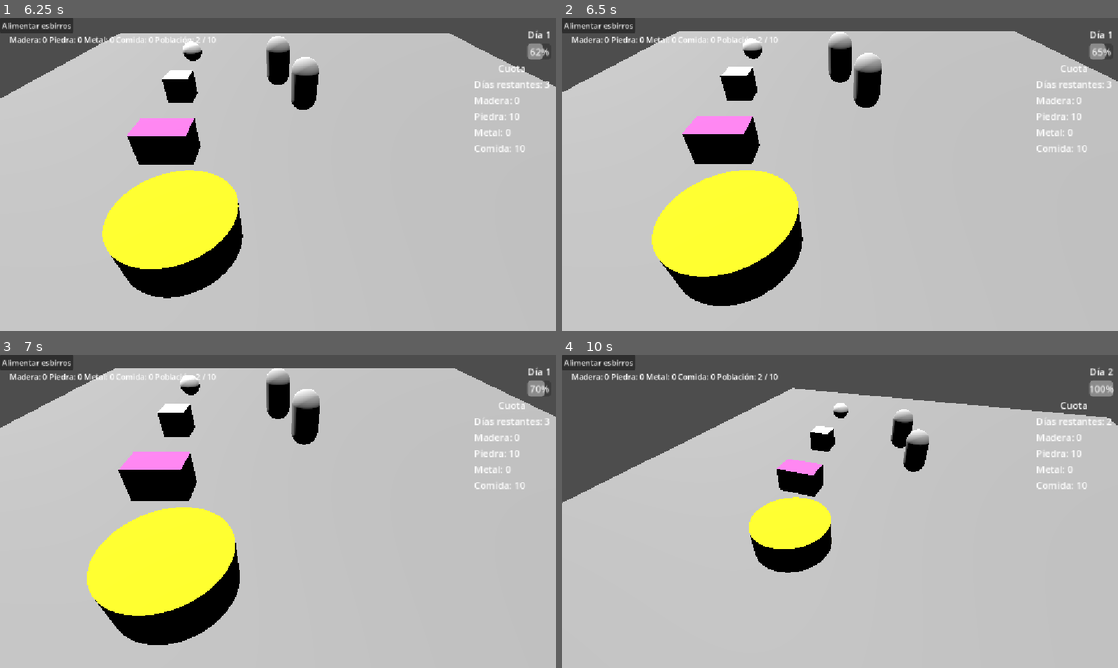
Above: before the commit, frames 1-4 (two rows, left to right).
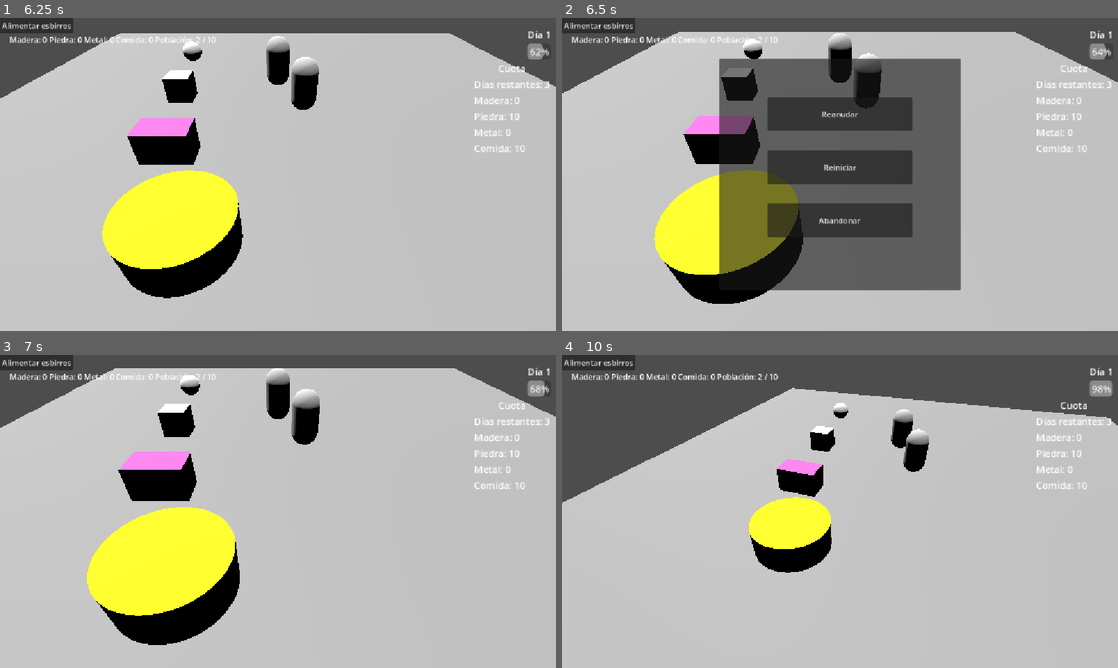
Above: after the commit, the same moments.

Repository: GonzaloDP/Proto-team-2
Game: Godot game, scene res://Escenas/Level.tscn
Same seed, same stepped clock (60 frames per second), same inputs: the game is played once before the commit and once after it.
Inputs (mouse positions are in pixels of both pictures, inside the frame that each line leads up to):
- Up to frame 1 (6.25 s): click "Alimentar esbirros" at 0.5 s; click "Alimentar esbirros" at 1.25 s; click "Alimentar esbirros" at 2 s; tap Enter at 2.75, 5 s; move the mouse to (400, 158) at 2.77 s; tap S (CamAbajo) at 2.85 s; click (400, 158) at 2.92 s; tap Space at 3.5, 5.75 s; move the mouse to (166, 190) at 3.52 s; tap W (CamArriba) at 3.6 s; click (166, 190) at 3.67 s; move the mouse to (333, 105) at 4.27 s; tap D (CamDer) at 4.35 s; click (333, 105) at 4.42 s; move the mouse to (250, 237) at 5.02 s; tap A (CamIzq) at 5.1 s; click (250, 237) at 5.17 s; move the mouse to (444, 221) at 5.77 s; tap Mouse wheel up (camara_zoom_in) at 5.85 s; click (444, 221) at 5.92 s
- Up to frame 2 (6.5 s): tap Escape (ui_cancel) at 6.4 s
- Up to frame 3 (7 s): click (278, 452) at 6.5 s, where only the run after the commit has a clickable "Reanudar"
- Up to frame 4 (10 s): move the mouse to (673, 464) at 7.27 s; tap Mouse wheel down (camara_zoom_out) at 7.35 s; click (673, 464) at 7.42 s; move the mouse to (867, 511) at 8.02 s; hold Middle mouse button (rotar) 8.03-8.78 s; click (867, 511) at 8.17 s; tap Enter at 8.75 s; move the mouse to (817, 505) at 8.77 s; tap S (CamAbajo) at 8.85 s; click (817, 505) at 8.92 s; move the mouse to (962, 495) at 9.52 s; tap W (CamArriba) at 9.6 s; click (962, 495) at 9.67 s

Frame 1 is identical in both runs. In frame 2, 30% of the frame differs, in the area x 0-100%, y 4-92%; in frame 3, less than 0.1%; in frame 4, less than 0.1%.

Commit message:
menu pausa

Diff:
--- a/proto-team-2/Escenas/Level.tscn
+++ b/proto-team-2/Escenas/Level.tscn
@@ -14,6 +14,7 @@
 [ext_resource type="Script" uid="uid://deqso77pqnruo" path="res://Scripts/inventario_ui.gd" id="9_kcfce"]
 [ext_resource type="Script" uid="uid://xhpoh3cmgxo" path="res://Scripts/cuota_ui.gd" id="10_pke20"]
 [ext_resource type="PackedScene" uid="uid://dkbr30n3bn7y4" path="res://Escenas/Recurso_unidad.tscn" id="12_6tp1g"]
+[ext_resource type="Script" uid="uid://dxptnbkd0tpec" path="res://Scripts/pause_menu.gd" id="12_a2mc0"]
 [ext_resource type="PackedScene" uid="uid://c0uoncfpsqxot" path="res://Escenas/Edificio_Reproducción.tscn" id="13_iqjgs"]
 [ext_resource type="Script" uid="uid://xyn54yubrflu" path="res://Scripts/day_manager.gd" id="13_ohlfa"]
 [ext_resource type="Script" uid="uid://cc08vd22bdeu5" path="res://Scripts/cuota.gd" id="14_tid47"]
@@ -161,6 +162,57 @@
 offset_bottom = 8.0
 text = "Alimentar esbirros"
 
+[node name="PauseMenu" type="Control" parent="UI" unique_id=311185493]
+process_mode = 2
+visible = false
+layout_mode = 3
+anchors_preset = 15
+anchor_right = 1.0
+anchor_bottom = 1.0
+grow_horizontal = 2
+grow_vertical = 2
+size_flags_horizontal = 8
+size_flags_vertical = 8
+script = ExtResource("12_a2mc0")
+
+[node name="Panel" type="Panel" parent="UI/PauseMenu" unique_id=471368754]
+layout_mode = 1
+anchors_preset = 8
+anchor_left = 0.5
+anchor_top = 0.5
+anchor_right = 0.5
+anchor_bottom = 0.5
+offset_left = -250.0
+offset_top = -240.0
+offset_right = 250.0
+offset_bottom = 240.0
+grow_horizontal = 2
+grow_vertical = 2
+
+[node name="ResumeButton" type="Button" parent="UI/PauseMenu/Panel" unique_id=813799659]
+layout_mode = 0
+offset_left = 100.0
+offset_top = 80.0
+offset_right = 400.0
+offset_bottom = 150.0
+text = "Reanudar"
+
+[node name="RestartButton" type="Button" parent="UI/PauseMenu/Panel" unique_id=2014958026]
+layout_mode = 0
+offset_left = 100.0
+offset_top = 190.0
+offset_right = 400.0
+offset_bottom = 260.0
+text = "Reiniciar"
+
+[node name="QuitButton" type="Button" parent="UI/PauseMenu/Panel" unique_id=1030064431]
+layout_mode = 0
+offset_left = 100.0
+offset_top = 300.0
+offset_right = 400.0
+offset_bottom = 370.0
+text = "Abandonar"
+
 [node name="MouseInteraction" type="Node" parent="." unique_id=1411286151]
 script = ExtResource("7_418oe")
 
@@ -199,4 +251,7 @@
 transform = Transform3D(1, 0, 0, 0, 1, 0, 0, 0, 1, -2.0670872, 0.125, 7.448612)
 
 [connection signal="pressed" from="UI/AlimentarDebug" to="." method="_on_alimentar_debug_pressed"]
+[connection signal="pressed" from="UI/PauseMenu/Panel/ResumeButton" to="UI/PauseMenu" method="_on_resume_button_pressed"]
+[connection signal="pressed" from="UI/PauseMenu/Panel/RestartButton" to="UI/PauseMenu" method="_on_restart_button_pressed"]
+[connection signal="pressed" from="UI/PauseMenu/Panel/QuitButton" to="UI/PauseMenu" method="_on_quit_button_pressed"]
 [connection signal="timeout" from="DayManager/Timer" to="DayManager" method="_on_timer_timeout"]
--- a/proto-team-2/Scripts/level.gd
+++ b/proto-team-2/Scripts/level.gd
@@ -33,3 +33,6 @@
 func _on_alimentar_debug_pressed():		#Este método (Y el grupo que utiliza) son enteramente para propósitos de Debug. Una vez se haya implementado el edificio comedor, este se encargará de decirle a las unidades que reinicien su hambre.
 	for each in get_tree().get_nodes_in_group("Unidades"):
 		each._resetSatiety()
+
+func restart_level():
+	unidades_actuales = 0
--- /dev/null
+++ b/proto-team-2/Scripts/pause_menu.gd
@@ -0,0 +1,40 @@
+extends Control
+
+
+# Called when the node enters the scene tree for the first time.
+func _ready() -> void:
+	process_mode = Node.PROCESS_MODE_ALWAYS
+	hide()
+
+func _unhandled_input(event: InputEvent) -> void:
+	if event.is_action_pressed("ui_cancel"):
+		print("ESC DETECTADO")
+		toggle_pause()
+
+func toggle_pause() -> void:
+	if get_tree().paused:
+		resume_game()
+	else:
+		pause_game()
+
+func resume_game() -> void:
+	print("REANUDANDO")
+	hide()
+	get_tree().paused = false
+
+func pause_game() -> void:
+	print("PAUSANDO")
+	get_tree().paused = true
+	show()
+
+func _on_resume_button_pressed() -> void:
+	resume_game()
+
+func _on_restart_button_pressed() -> void:
+	get_tree().paused = false
+	Level.restart_level()
+	get_tree().reload_current_scene()
+
+func _on_quit_button_pressed() -> void:
+	get_tree().paused = false
+	#Agregar acá ir a escena menu principal
--- a/proto-team-2/Scripts/unidad.gd
+++ b/proto-team-2/Scripts/unidad.gd
@@ -52,7 +52,6 @@
 		move_and_slide()
 	else:
 		velocity = Vector3.ZERO
-	print(get_collection_speed())
 
 func modifyAttribute(attribute: String, value: int):	#Función que mejora los atributos de la unidad. Recibe un String (en inglés común), que se compara con un switch, y un value por el cual aumentar el valor de atributo.
 	match(attribute):
Not shown, added: proto-team-2/Scripts/pause_menu.gd.uid
